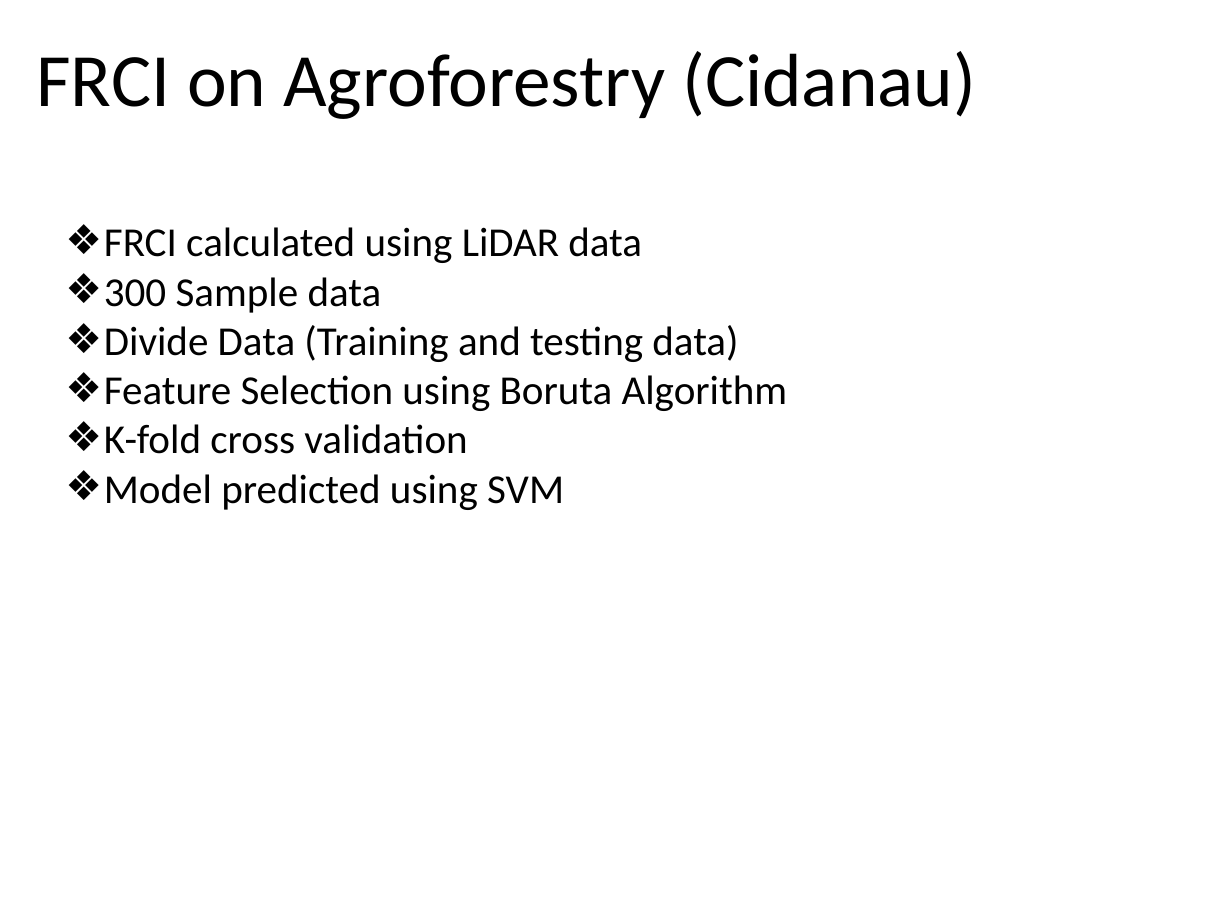
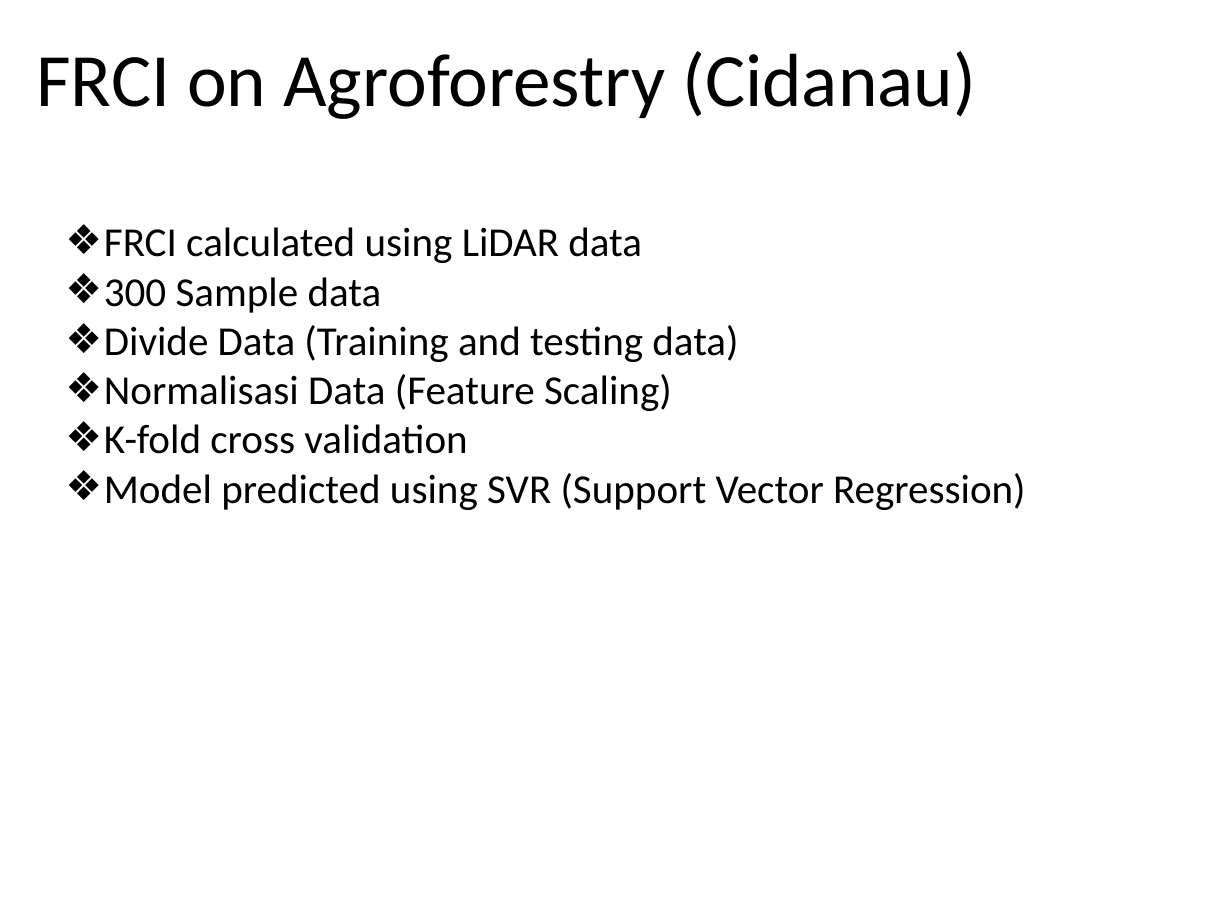
Before and after one commit to firstime09/GitTesis, a slide deck: slide 4 of SVR/Report/FRCI USING SVM_II.pptx. Drawn at 1232x924 pixels with LibreOffice and Linux fonts; fonts in the diff are those of the drawing; background and template pictures are left out. Boxes give left, top, right and bottom in pixels: in the first picture for what was removed or moved away, otherwise in the second. Text is boxed around its words. In the diff, an @@ line names an element or a change of style, - is before the commit and + after.

```diff
--- a/SVR/Report/FRCI USING SVM_II.pptx
+++ b/SVR/Report/FRCI USING SVM_II.pptx
@@ text at (x1=104, y1=374, x2=672, y2=411): text changed @@
-❖ Feature Selection using Boruta Algorithm
+❖ Normalisasi Data (Feature Scaling)
@@ text at (x1=104, y1=473, x2=1026, y2=510): text changed @@
-❖ Model predicted using SVM
+❖ Model predicted using SVR (Support Vector Regression)
```
Also in this commit, not shown: 1 slide added, 1 slide removed, 3 other files.
